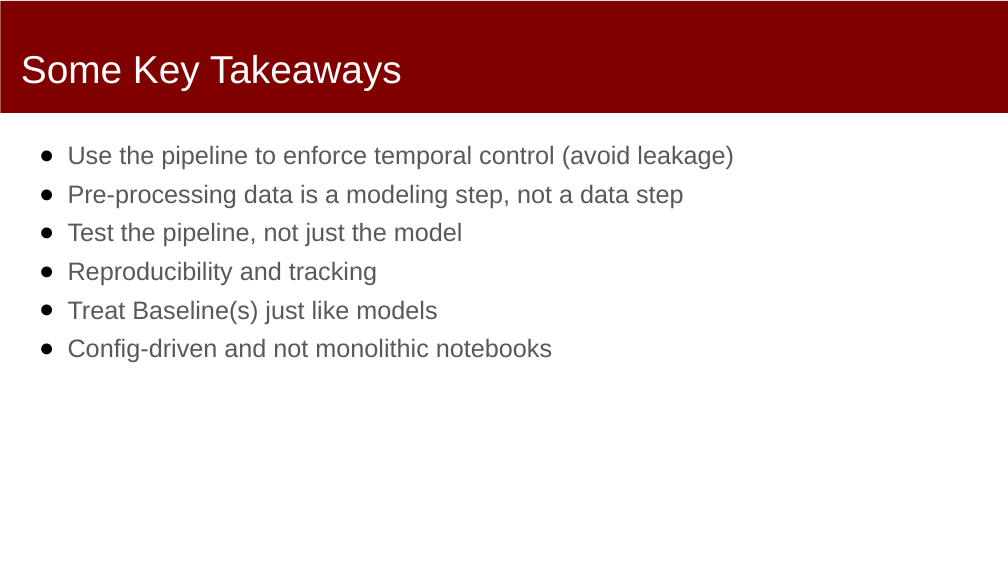
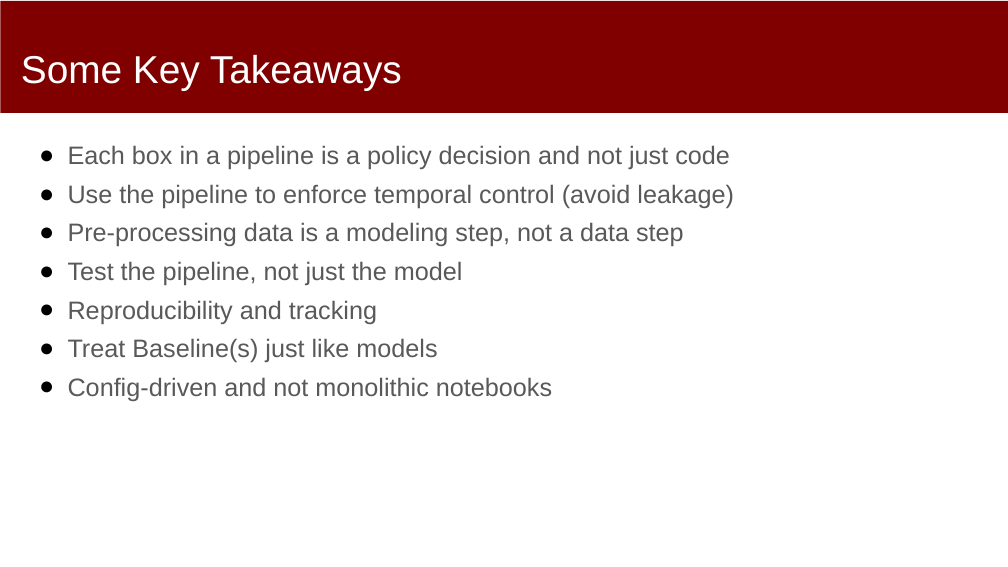
Before and after one commit to dssg/mlforpublicpolicylab, a slide deck: slide 23 of Lectures/09-Machine-Learning-Pipelines.pptx. Drawn at 1008x567 pixels with LibreOffice and Linux fonts; fonts in the diff are those of the drawing. Boxes give left, top, right and bottom in pixels: in the first picture for what was removed or moved away, otherwise in the second. Text is boxed around its words. In the diff, an @@ line names an element or a change of style, - is before the commit and + after.

Commit message:
fall 26

```diff
--- a/Lectures/09-Machine-Learning-Pipelines.pptx
+++ b/Lectures/09-Machine-Learning-Pipelines.pptx
@@ text at (68,145,730,169): paragraph added @@
+● Each box in a pipeline is a policy decision and not just code
```
